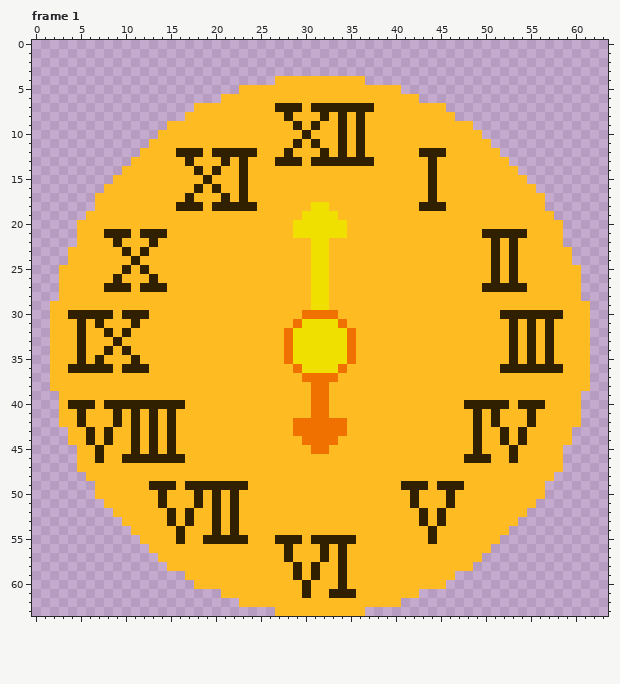
Pixel-art file -- images/enemies/fragment/open.ase. The picture above was drawn from the file before the commit.
64x64 pixels, 7 frames. Shown: frame 1. The commit also changed other frames, which this record leaves out.
The result:
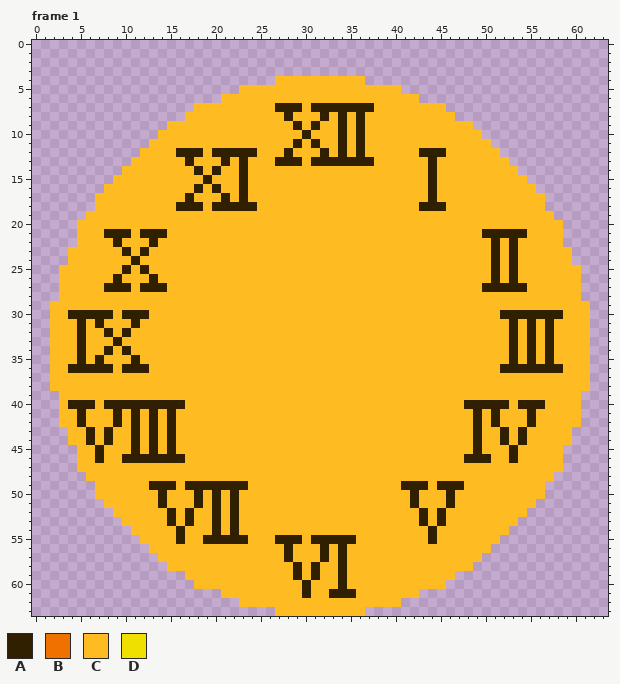
Palette (. is transparent): A #302000  B #f07000  C #ffbb22  D #f0e000
From old to new:
Changed rows in their new state; - is an unchanged pixel.
Frame 1:
first column x 28:
18 ---CC---
19 --CCCC--
20 -CCCCCC-
21 -CCCCCC-
22 ---CC---
23 ---CC---
24 ---CC---
25 ---CC---
26 ---CC---
27 ---CC---
28 ---CC---
29 ---CC---
30 --CCCC--
31 -CCCCCC-
32 CCCCCCCC
33 CCCCCCCC
34 CCCCCCCC
35 CCCCCCCC
36 -CCCCCC-
37 --CCCC--
38 ---CC---
39 ---CC---
40 ---CC---
41 ---CC---
42 -CCCCCC-
43 -CCCCCC-
44 --CCCC--
45 ---CC---
Where, in picture pixels (left, top, right, bottom), the same in both pictures:
changed: (284, 202, 356, 454)
